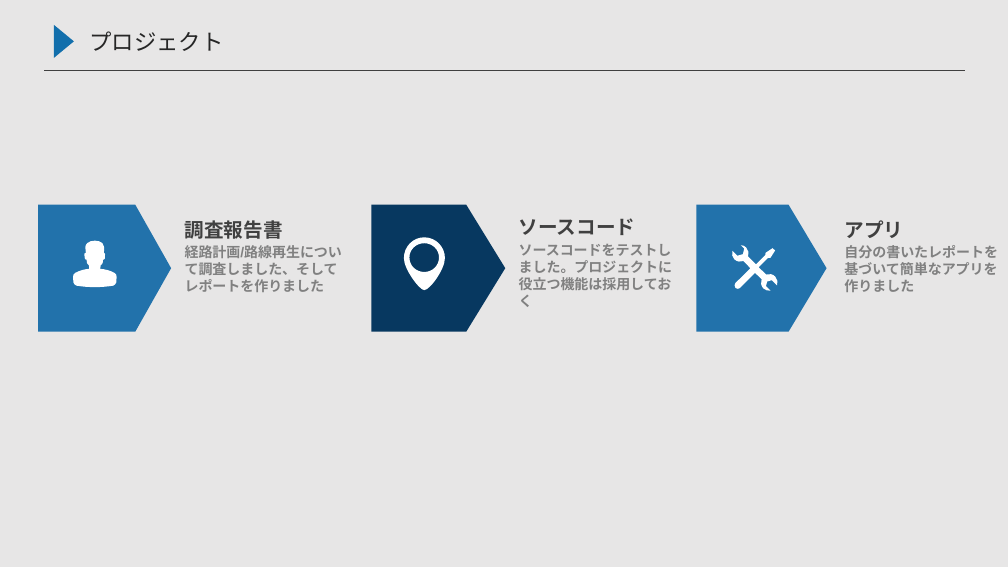
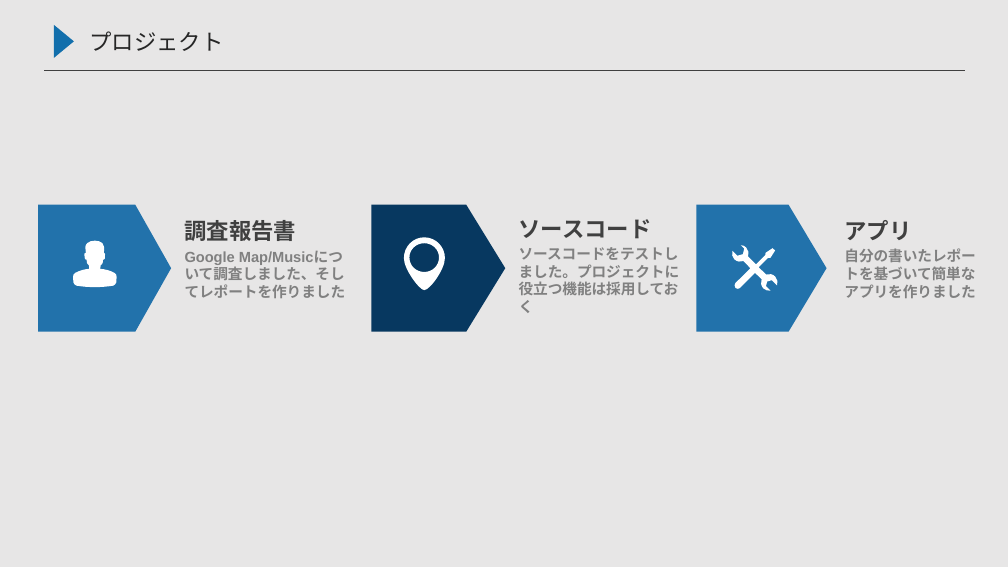
Before and after one commit to mashihao/GoogleMap, a slide deck: slide 8 of 中間発表会(尹鴻濤).pptx. Drawn at 1008x567 pixels with LibreOffice and Linux fonts; fonts in the diff are those of the drawing. Boxes give left, top, right and bottom in pixels: in the first picture for what was removed or moved away, otherwise in the second. Text is boxed around its words. In the diff, an @@ line names an element or a change of style, - is before the commit and + after.

Commit message:
“123”

```diff
--- a/中間発表会(尹鴻濤).pptx
+++ b/中間発表会(尹鴻濤).pptx
@@ text at [185, 220, 297, 241]: size 14 to 16 pt in "調査報告書" @@
@@ text "ソースコード" at [519, 219, 680, 295]: size 14 to 16 pt in "ソースコード"; size 10 to 10.5 pt in "ソースコードをテストしました。プロジェクトに役立つ機能は採用しておく" @@
@@ text "アプリ" at [844, 220, 975, 298]: size 14 to 16 pt in "アプリ"; size 10 to 10.5 pt @@
@@ text at [185, 251, 346, 298]: text changed; size 10 to 10.5 pt @@
-経路計画/路線再生について調査しました、そしてレポートを作りました
+Google Map/Musicについて調査しました、そしてレポートを作りました
```
Also in this commit, not shown: 3 other slides changed, 3 slides removed.
